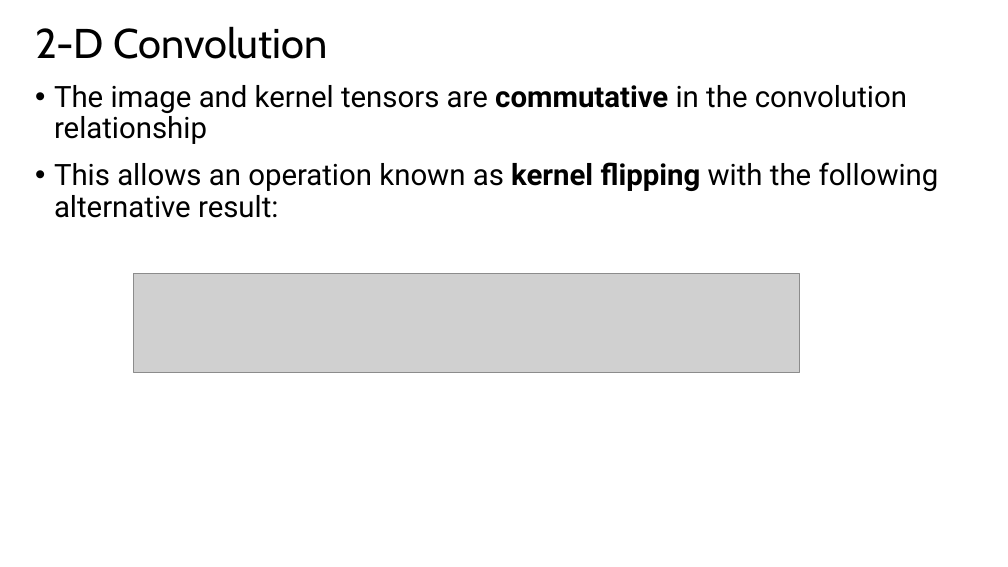
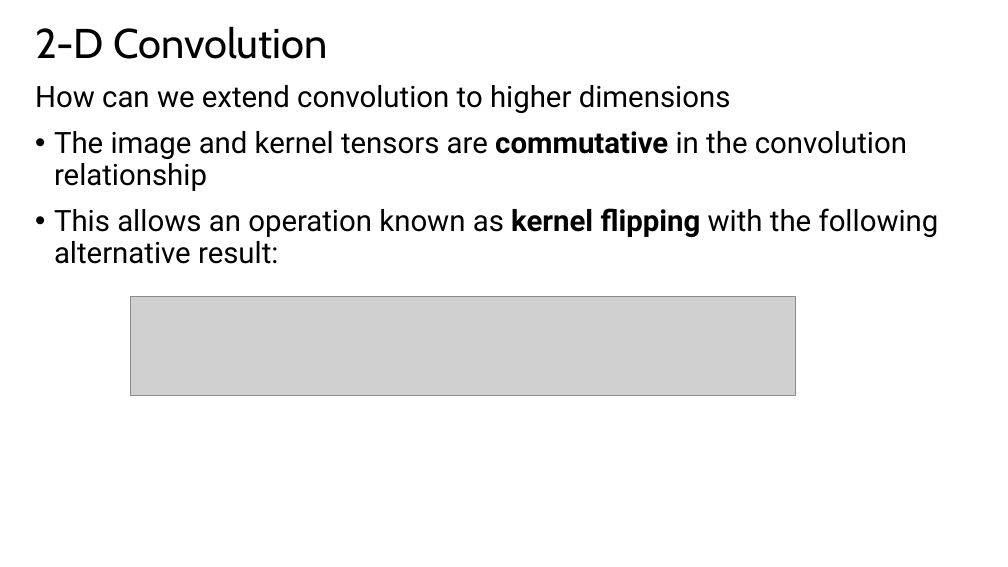
Before and after one commit to StephenElston/CSCI-E25, a slide deck: slide 15 of Slides/2_ConvolutionFilterig.pptx. Drawn at 1008x567 pixels with LibreOffice and Linux fonts; fonts in the diff are those of the drawing; grey boxes stand for pictures. Boxes give left, top, right and bottom in pixels: in the first picture for what was removed or moved away, otherwise in the second. Text is boxed around its words. In the diff, an @@ line names an element or a change of style, - is before the commit and + after.

```diff
--- a/Slides/2_ConvolutionFilterig.pptx
+++ b/Slides/2_ConvolutionFilterig.pptx
@@ text at (35,85,731,113): paragraph added @@
+How can we extend convolution to higher dimensions
@@ picture: place and size @@
-picture at (134,274,799,373)
+picture at (131,296,796,395)
```
Also in this commit, not shown: 6 other slides changed, 1 slide added, 3 slides removed.
